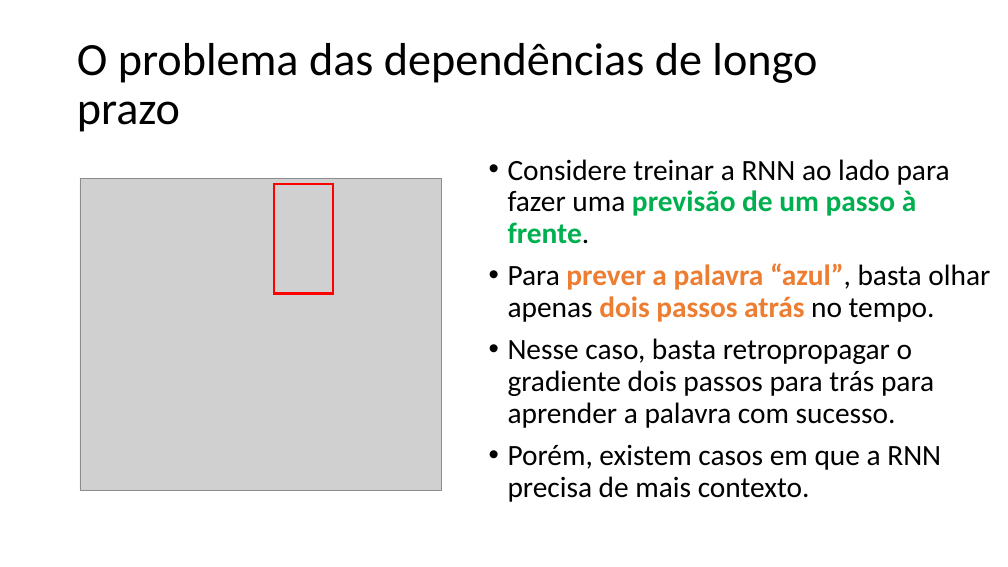
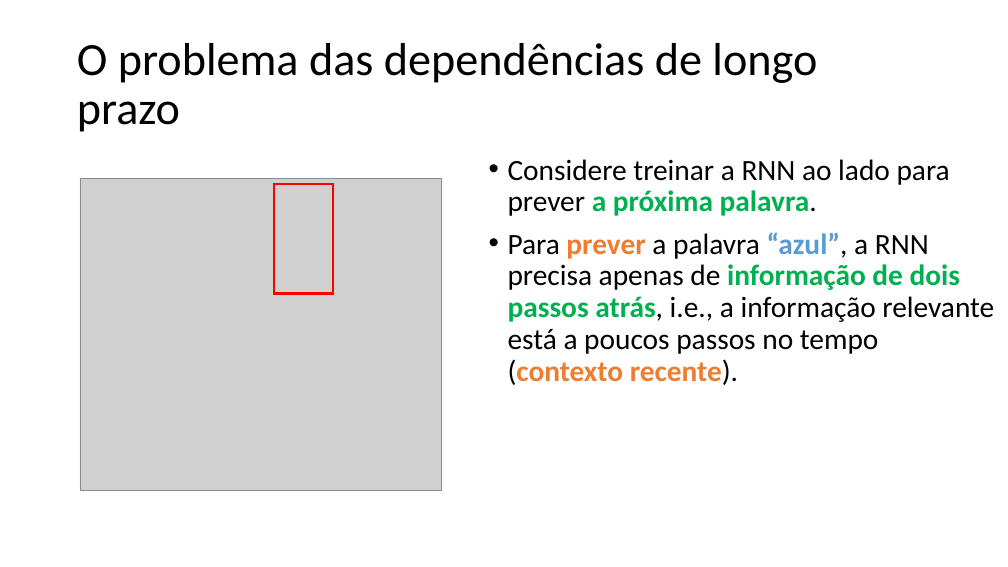
Before and after one commit to zz4fap/c24_inteligencia_artificial, a slide deck: slide 40 of slides/C24_RNN.pptx (slide 42 before the commit). Drawn at 1008x567 pixels with LibreOffice and Linux fonts; fonts in the diff are those of the drawing; grey boxes stand for pictures. Boxes give left, top, right and bottom in pixels: in the first picture for what was removed or moved away, otherwise in the second. Text is boxed around its words. In the diff, an @@ line names an element or a change of style, - is before the commit and + after.

```diff
--- a/slides/C24_RNN.pptx
+++ b/slides/C24_RNN.pptx
@@ text at [508,159,994,385]: text changed @@
-• Considere treinar a RNN ao lado para fazer uma previsão de um passo à frente.
-• Para prever a palavra “azul”, basta olhar apenas dois passos atrás no tempo.
-• Nesse caso, basta retropropagar o gradiente dois passos para trás para aprender a palavra com sucesso.
-• Porém, existem casos em que a RNN precisa de mais contexto.
+• Considere treinar a RNN ao lado para prever a próxima palavra.
+• Para prever a palavra “azul”, a RNN precisa apenas de informação de dois passos atrás, i.e., a informação relevante está a poucos passos no tempo (contexto recente).
```
Also in this commit, not shown: 2 other slides changed, 1 slide added, 2 slides removed.
